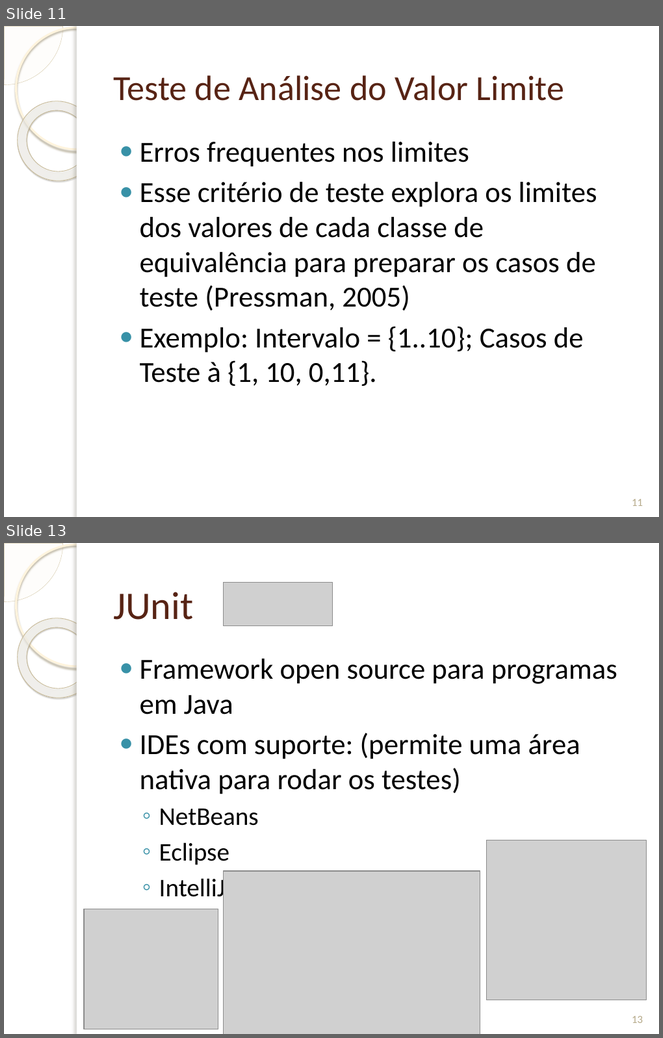
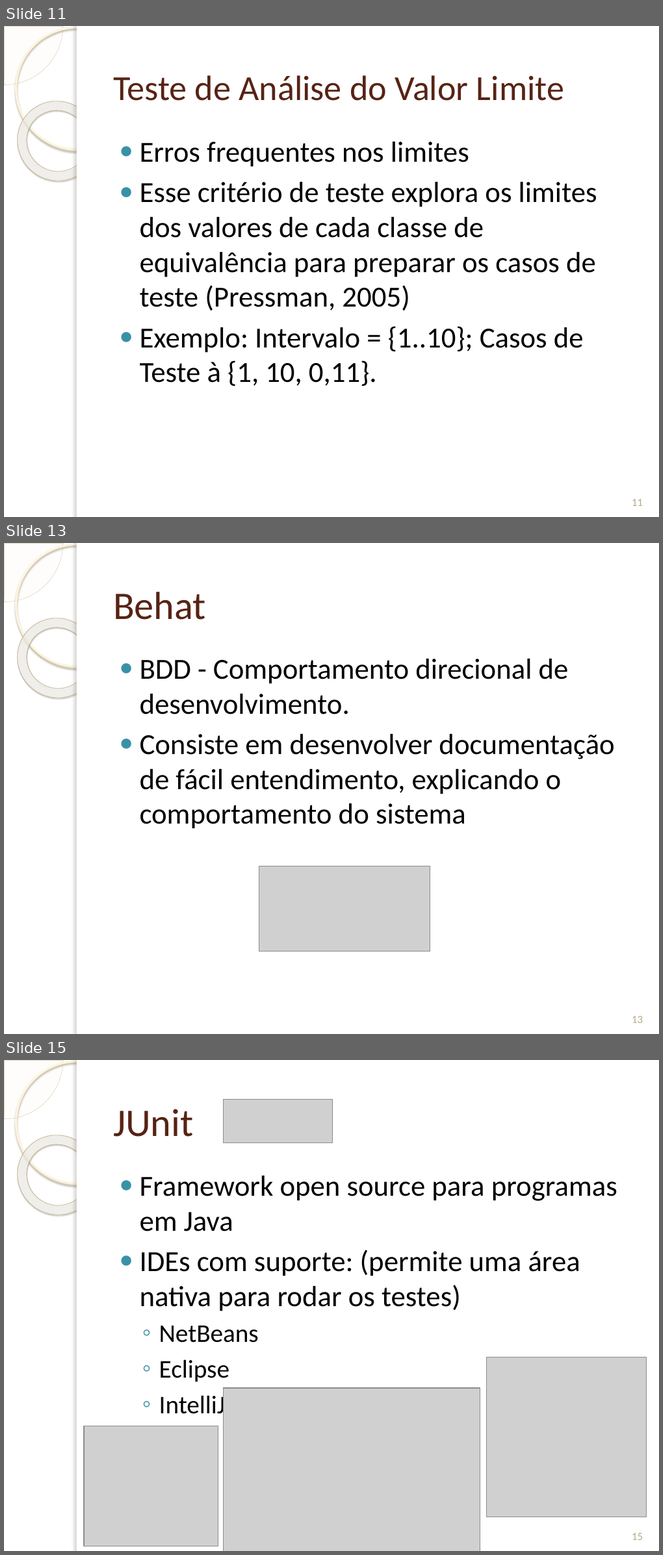
Before and after one commit to GilsonFonseca/TrabEngCompGrupo1, a slide deck: Trab Eng Software/Projeto sobre Testes/Teste de Software apoiado por ferramentas livres.pptx. Shown one above the other, each under a label of ours: slides 11 and 13 before the commit, slides 11, 13 and 15 after it; the slides between them are not shown. The pictures are 663x1038 and 663x1555 pixels, drawn with LibreOffice and Linux fonts; fonts in the diff are those of the drawing; grey boxes stand for pictures; background and template pictures are left out. Boxes give left, top, right and bottom in pixels: in the first picture for what was removed or moved away, otherwise in the second. Text is boxed around its words. In the diff, an @@ line names an element or a change of style, - is before the commit and + after.

```diff
--- a/Trab Eng Software/Projeto sobre Testes/Teste de Software apoiado por ferramentas livres.pptx
+++ b/Trab Eng Software/Projeto sobre Testes/Teste de Software apoiado por ferramentas livres.pptx
@@ slide 13 added at [4,543,659,1034], background picture (left out); not listed: 5 template elements that a slide beside it also shows @@
@@ title added at [113,592,206,620], 43 pt, text #572314 @@
+Behat
@@ text added at [140,659,614,829], 32 pt, text #000000 @@
+● BDD - Comportamento direcional de desenvolvimento.
+● Consiste em desenvolver documentação de fácil entendimento, explicando o comportamento do sistema
@@ picture added at [259,866,430,951] @@
@@ page number added at [632,1016,643,1023], 12 pt, text #B6A98A @@
+13
@@ what was slide 13 is now slide 15 @@
@@ page number at [632,1533,643,1540]: text changed @@
-13
+15
```
Also in this commit, not shown: 1 slide changed, 1 other slide added.
